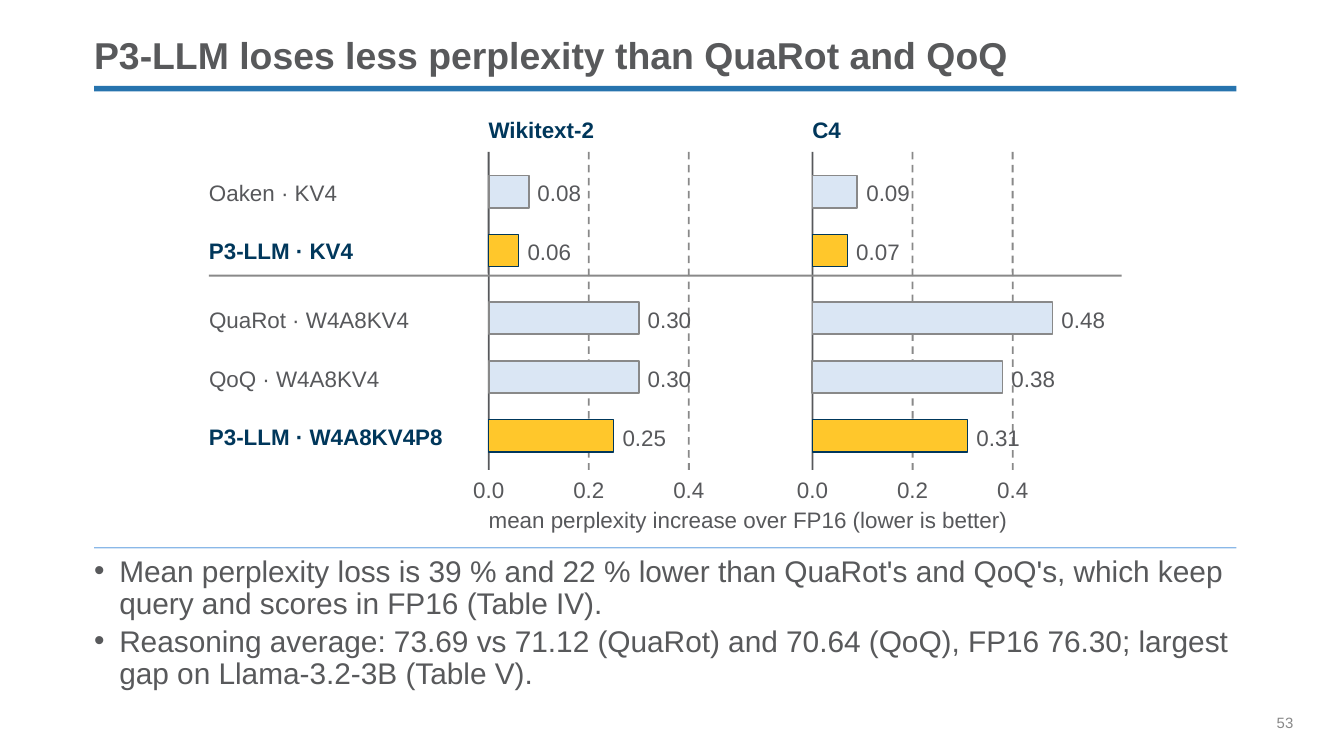
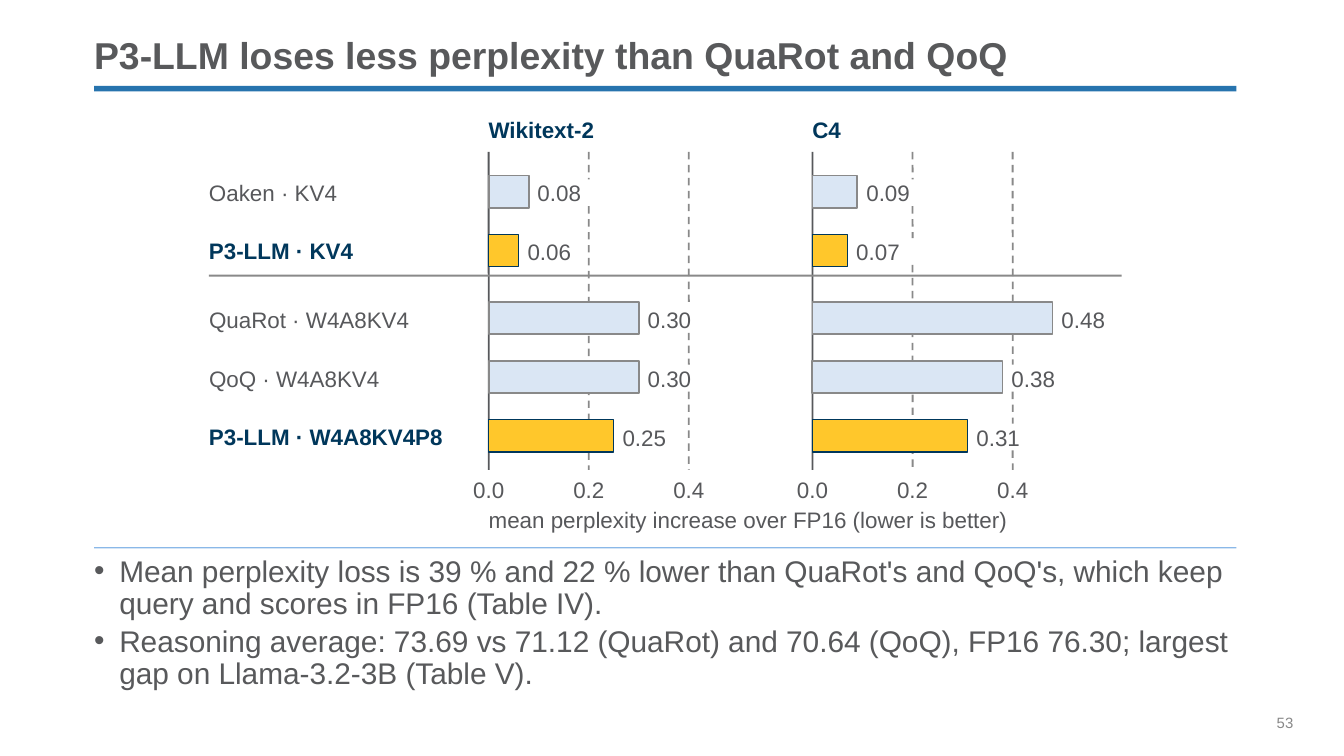
Before and after one commit to yanggon-kim/skills, a slide deck: slide 53 of ppt-create/assets/reference/p3llm-intro.pptx. Drawn at 1344x756 pixels with LibreOffice and Linux fonts; fonts in the diff are those of the drawing; background and template pictures are left out. Boxes give left, top, right and bottom in pixels: in the first picture for what was removed or moved away, otherwise in the second. Text is boxed around its words. In the diff, an @@ line names an element or a change of style, - is before the commit and + after.

```diff
--- a/ppt-create/assets/reference/p3llm-intro.pptx
+++ b/ppt-create/assets/reference/p3llm-intro.pptx
@@ line moved from (688, 152) - (688, 470) to (688, 152) - (688, 306) @@
@@ line moved from (1013, 152) - (1013, 470) to (1013, 152) - (1013, 364) @@
@@ line moved from (589, 152) - (589, 470) to (589, 206) - (589, 470) @@
@@ line added from (913, 206) to (913, 238), #898989 1 pt dashed @@
@@ line moved from (913, 152) - (913, 470) to (913, 265) - (913, 470) @@
@@ line added from (688, 391) to (688, 470), #898989 1 pt dashed @@
@@ line added from (1013, 391) to (1013, 423), #898989 1 pt dashed @@
```
Also in this commit, not shown: 11 other slides changed, 11 other files.
